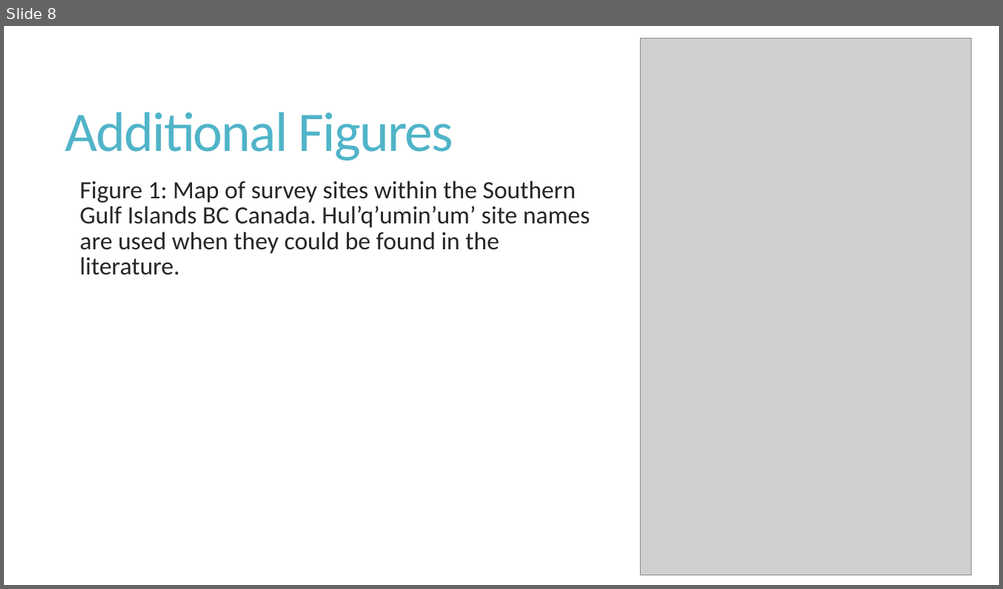
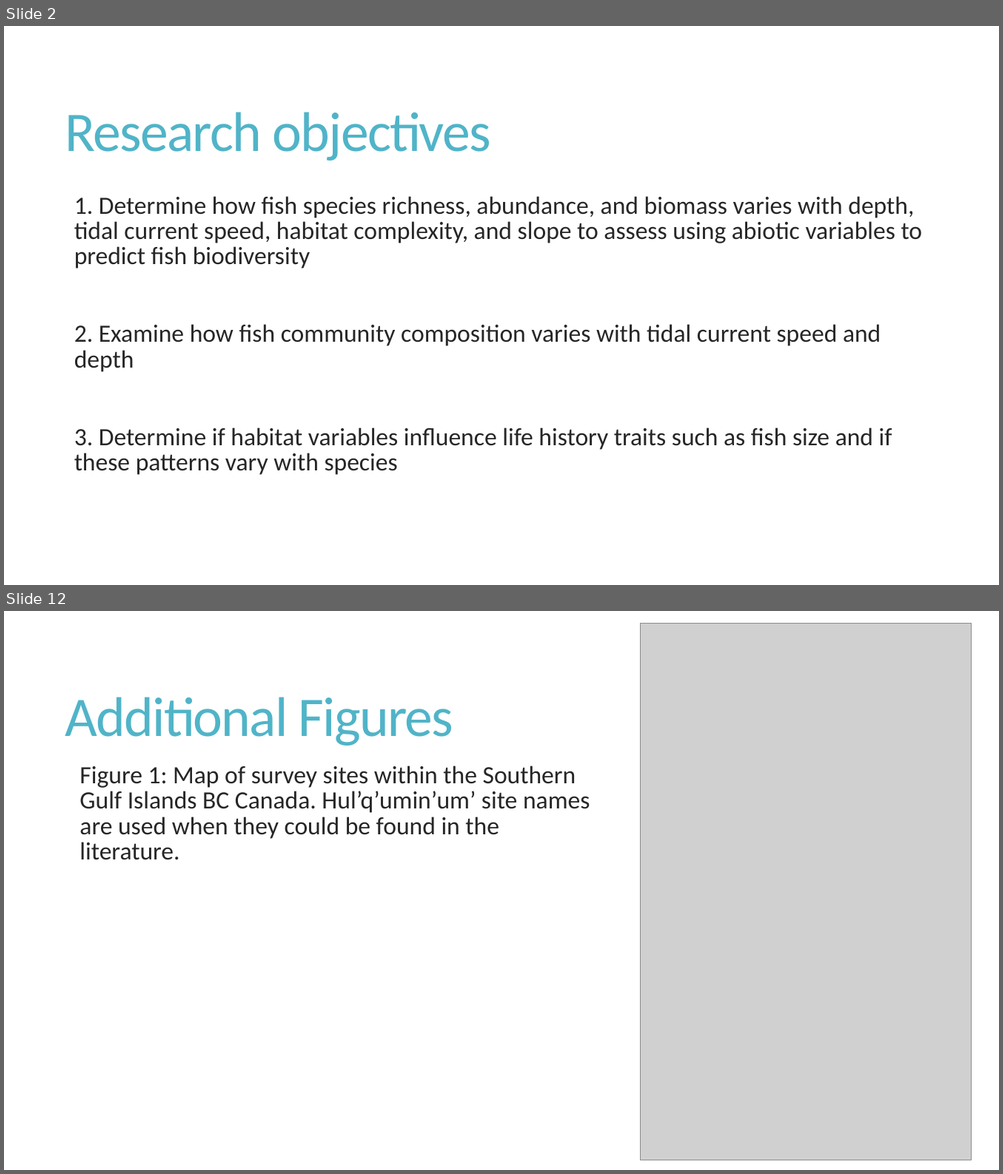
Before and after one commit to fionatfrancis/HiLo-Fish, a slide deck: HiLoAnalysisUpdate.pptx. Shown one above the other, each under a label of ours: slide 8 before the commit, slides 2 and 12 after it; the slides between them are not shown. The pictures are 1003x589 and 1003x1174 pixels, drawn with LibreOffice and Linux fonts; fonts in the diff are those of the drawing; grey boxes stand for pictures. Boxes give left, top, right and bottom in pixels: in the first picture for what was removed or moved away, otherwise in the second. Text is boxed around its words. In the diff, an @@ line names an element or a change of style, - is before the commit and + after.

```diff
--- a/HiLoAnalysisUpdate.pptx
+++ b/HiLoAnalysisUpdate.pptx
@@ slide 2 added at [4,26,999,585], background #FFFFFF @@
@@ title added at [65,112,491,161], 54 pt, text #50B4C8 @@
+Research objectives
@@ text added at [74,196,922,475], 24 pt, text #262626 @@
+  1. Determine how fish species richness, abundance, and biomass varies with depth, tidal current speed, habitat complexity, and slope to assess using abiotic variables to predict fish biodiversity
+  2. Examine how fish community composition varies with tidal current speed and depth
+  3. Determine if habitat variables influence life history traits such as fish size and if these patterns vary with species
@@ what was slide 8 is now slide 12 @@
```
Also in this commit, not shown: 5 slides changed, 5 other slides added, 2 slides removed.
